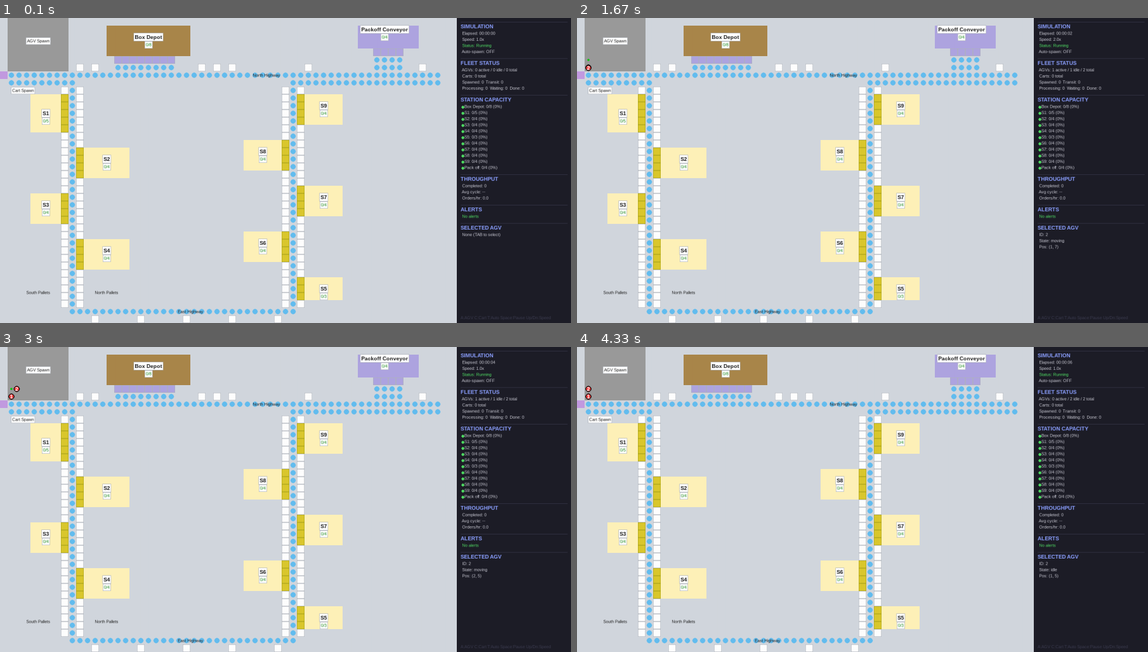
Above: before the commit, frames 1-4 (two rows, left to right).
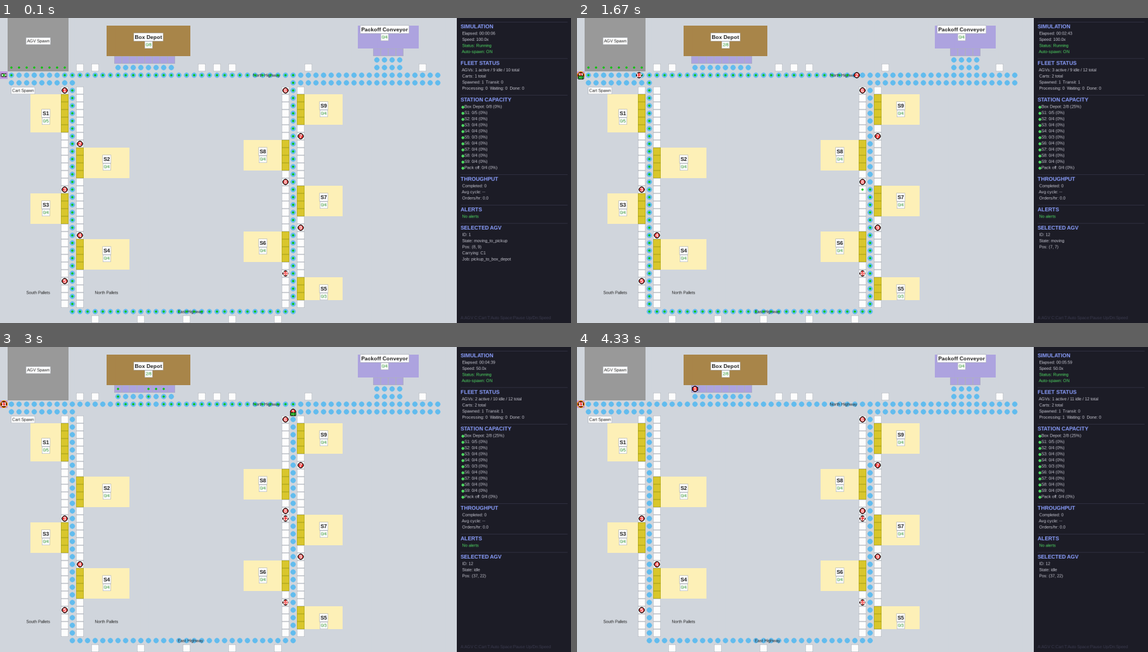
Above: after the commit, the same moments.

Repository: gompcc/WarehouseRepSim
Game: pygame game, started from agv_simulation/__main__.py
Same seed, same stepped clock (60 frames per second), same inputs: the game is played once before the commit and once after it.
Inputs (mouse positions are in pixels of both pictures, inside the frame that each line leads up to):
- Up to frame 1 (0.1 s): no input
- Up to frame 2 (1.67 s): tap A at 0.33, 1.17 s; hold P 0.67-1.13 s; hold Up 0.67-1.13 s; click (862, 188) at 1.55 s
- Up to frame 3 (3 s): tap D at 1.83 s; hold Down from 2.67 s (still down)
- Up to frame 4 (4.33 s): release Down at 3.13 s; hold Up 3.17-3.53 s; hold Down 3.57-3.93 s; tap Space at 3.63, 4.03 s; hold Up 3.97-4.27 s; hold Down from 4.3 s (still down)

The runs differ from the first frame. In frame 1, 0.8% of the frame differs, in the area x 0-91%, y 4-97%; in frame 2, 0.6%; in frame 3, 0.5%; in frame 4, 0.4%.

Commit message:
Fix AGV dispatch deadlocks and add congestion management
- Smarter blocked sets: exclude idle AGVs from pathfinding (they get
  nudged on contact), fixing permanent gridlock when parked AGVs block
  the only path to cart spawn or stations
- Retry throttle: dispatch attempts are spaced by DISPATCH_RETRY_INTERVAL
  sim-seconds with attempt counting, eliminating "no path" log spam
- Alternative tile fallback: when a station tile is unreachable, try
  other tiles at the same station via _find_alt_target
- Proactive buffering: when station is full or unreachable after
  DISPATCH_BUFFER_THRESHOLD attempts, immediately park cart at nearest
  free parking tile instead of retrying forever
- Congestion backpressure: blocked AGVs reduce dispatch slots
  (blocked_count // 3) to prevent highway saturation
- Fair AGV selection: all free AGVs compete for jobs (nearest wins)
  instead of list-order slicing that starved higher-numbered AGVs
- Fix stuck pickup state gap: _cancel_stuck_jobs now handles
  MOVING_TO_PICKUP with carrying_cart set (reservation), which
  previously fell through both cancel cases causing permanent blocks
- Anti-ping-pong: retarget buffer requires min_dist=5 Manhattan
  distance to prevent oscillating between adjacent parking tiles
- Pre-load fleet: 10 AGVs at distributed parking spots, 25 carts
  auto-spawned at 5s intervals, default speed 100x
- Extract magic numbers to named constants in constants.py

Co-Authored-By: Claude Opus 4.6 (1M context) <noreply@anthropic.com>

Diff:
--- a/agv_simulation/__main__.py
+++ b/agv_simulation/__main__.py
@@ -18,6 +18,7 @@
     WINDOW_WIDTH, WINDOW_HEIGHT, MAP_WIDTH,
     FPS, SPEED_STEPS, AUTO_SPAWN_INTERVAL,
     AGV_SPAWN_TILE, CART_SPAWN_TILES, BOX_DEPOT_TIME,
+    PRELOAD_CART_COUNT, PRELOAD_SPAWN_INTERVAL,
 )
 from .models import Cart
 from .agv import AGV
@@ -60,12 +61,27 @@
     agvs: list[AGV] = []
     carts: list[Cart] = []
     selected_agv: AGV | None = None
-    time_scale: float = 1.0
-    speed_index: int = 1
+    time_scale: float = SPEED_STEPS[-1]
+    speed_index: int = len(SPEED_STEPS) - 1
     paused: bool = False
     auto_spawn: bool = False
     auto_spawn_timer: float = 0.0
     sim_elapsed: float = 0.0
+
+    # Pre-load 10 AGVs distributed near stations across the map
+    _agv_spots = [
+        (8, 9), (10, 16), (8, 22), (10, 28), (8, 34),
+        (37, 9), (39, 15), (37, 21), (39, 27), (37, 33),
+    ]
+    for pos in _agv_spots:
+        if pos in tiles:
+            agvs.append(AGV(pos))
+    if agvs:
+        selected_agv = agvs[0]
+    # Auto-spawn carts one at a time (25 total, every 5 sim-seconds)
+    auto_spawn = True
+    auto_spawn_remaining = PRELOAD_CART_COUNT
+    logger.info("Pre-loaded %d AGVs, auto-spawning %d carts", len(agvs), auto_spawn_remaining)
 
     running = True
     while running:
@@ -312,15 +328,21 @@
 
         # Auto-spawn carts
         if auto_spawn and not paused:
+            interval = PRELOAD_SPAWN_INTERVAL if auto_spawn_remaining > 0 else AUTO_SPAWN_INTERVAL
             auto_spawn_timer += sim_dt
-            if auto_spawn_timer >= AUTO_SPAWN_INTERVAL:
-                auto_spawn_timer -= AUTO_SPAWN_INTERVAL
+            if auto_spawn_timer >= interval:
+                auto_spawn_timer -= interval
                 occupied = {c.pos for c in carts if c.carried_by is None}
                 for spawn_pos in CART_SPAWN_TILES:
                     if spawn_pos not in occupied:
                         new_cart = Cart(spawn_pos)
                         carts.append(new_cart)
                         logger.info("[Auto] Spawned Cart C%d at %s", new_cart.cart_id, spawn_pos)
+                        if auto_spawn_remaining > 0:
+                            auto_spawn_remaining -= 1
+                            if auto_spawn_remaining == 0:
+                                auto_spawn = False
+                                logger.info("[Auto] All pre-load carts spawned — auto-spawn OFF")
                         break
 
         if not paused:
--- a/agv_simulation/constants.py
+++ b/agv_simulation/constants.py
@@ -69,6 +69,14 @@
 REROUTE_COOLDOWN = 2.0   # min gap between re-route attempts
 JOB_CANCEL_TIMEOUT = 30.0  # seconds blocked before cancelling a non-carrying job
 MAX_CONCURRENT_DISPATCHES = 12  # max AGVs dispatched at once (prevents highway gridlock)
+DISPATCH_RETRY_INTERVAL   = 3.0  # sim-seconds between "no path" dispatch retries
+DISPATCH_BUFFER_THRESHOLD = 10   # failed attempts before buffering to parking
+RETARGET_MIN_DIST         = 5    # min Manhattan distance for retarget buffer (prevents ping-pong)
+
+# Pre-load defaults
+PRELOAD_AGV_COUNT      = 10
+PRELOAD_CART_COUNT     = 25
+PRELOAD_SPAWN_INTERVAL = 5.0   # sim-seconds between pre-load cart spawns
 
 # ============================================================
 # KEY LAYOUT CONSTANTS  (column / row positions)
--- a/agv_simulation/dispatcher.py
+++ b/agv_simulation/dispatcher.py
@@ -9,7 +9,8 @@
 from .constants import (
     BOX_DEPOT_TIME, PICK_TIME_PER_ITEM, PACKOFF_TIME,
     BLOCK_TIMEOUT, REROUTE_COOLDOWN, JOB_CANCEL_TIMEOUT,
-    MAX_CONCURRENT_DISPATCHES,
+    MAX_CONCURRENT_DISPATCHES, DISPATCH_RETRY_INTERVAL,
+    DISPATCH_BUFFER_THRESHOLD, RETARGET_MIN_DIST,
 )
 from .models import Job, Order, STATIONS
 
@@ -118,6 +119,7 @@
         near_pos: tuple[int, int],
         carts: list[Cart],
         tiles: dict[tuple[int, int], Tile],
+        min_dist: int = 0,
     ) -> tuple[int, int] | None:
         """Find the nearest unoccupied PARKING tile to use as a temporary buffer."""
         reserved = self._reserved_tiles(carts)
@@ -131,7 +133,7 @@
             if pos in reserved:
                 continue
             dist = abs(pos[0] - near_pos[0]) + abs(pos[1] - near_pos[1])
-            if dist < best_dist:
+            if dist >= min_dist and dist < best_dist:
                 best_dist = dist
                 best = pos
         return best
@@ -269,7 +271,9 @@
         tiles: dict[tuple[int, int], Tile],
     ) -> None:
         """Assign pending jobs to free AGVs (capped to prevent highway gridlock)."""
-        slots = MAX_CONCURRENT_DISPATCHES - len(self.active_jobs)
+        # Back off when highway is congested — blocked AGVs gently reduce slots
+        blocked_count = sum(1 for a in agvs if a.is_blocked)
+        slots = MAX_CONCURRENT_DISPATCHES - len(self.active_jobs) - blocked_count // 3
         if slots <= 0:
             return
         free_agvs = [
@@ -277,17 +281,17 @@
             if a.state == AGVState.IDLE
             and a.current_job is None
             and a.carrying_cart is None
-        ][:slots]
+        ]
         assigned: list[Job] = []
         for job in self.pending_jobs:
-            if not free_agvs:
+            if not free_agvs or len(assigned) >= slots:
                 break
             best_agv = min(
                 free_agvs,
                 key=lambda a: abs(a.pos[0] - job.cart.pos[0]) + abs(a.pos[1] - job.cart.pos[1]),
             )
             dist = abs(best_agv.pos[0] - job.cart.pos[0]) + abs(best_agv.pos[1] - job.cart.pos[1])
-            blocked = {a.pos for a in agvs if a is not best_agv}
+            blocked = {a.pos for a in agvs if a is not best_agv and a.state != AGVState.IDLE}
             if best_agv.pickup_cart(job.cart, graph, tiles, blocked=blocked):
                 job.assigned_agv = best_agv
                 best_agv.current_job = job
@@ -373,9 +377,25 @@
         if job in self.active_jobs:
             self.active_jobs.remove(job)
 
+    _ALT_TARGET_MAP = {
+        JobType.PICKUP_TO_BOX_DEPOT: ("Box_Depot", TileType.PARKING),
+        JobType.RETURN_TO_BOX_DEPOT: ("Box_Depot", TileType.PARKING),
+        JobType.MOVE_TO_PACKOFF: ("Pack_off", TileType.PARKING),
+    }
+
+    def _find_alt_target(
+        self, job: Job, carts: list[Cart],
+    ) -> tuple[int, int] | None:
+        """Find any free tile at the same station as *job*'s current target."""
+        if job.job_type == JobType.MOVE_TO_PICK and job.station_id:
+            return self._find_tile(job.station_id, TileType.PICK_STATION, carts)
+        sid_tt = self._ALT_TARGET_MAP.get(job.job_type)
+        return self._find_tile(*sid_tt, carts) if sid_tt else None
+
     def _progress_jobs(
         self,
         agvs: list[AGV],
+        carts: list[Cart],
         graph: dict[tuple[int, int], set[tuple[int, int]]],
         tiles: dict[tuple[int, int], Tile],
     ) -> None:
@@ -390,19 +410,67 @@
                 and agv.carrying_cart is not None
                 and agv.carrying_cart is job.cart
             ):
-                self._set_transit_state(job)
-                blocked = {a.pos for a in agvs if a is not agv}
-                if agv.start_dropoff(job.target_pos, graph, tiles, blocked=blocked):
+                # Throttle retries — don't spam every frame
+                if (
+                    job.dispatch_attempts > 0
+                    and self._sim_elapsed - job.last_dispatch_attempt < DISPATCH_RETRY_INTERVAL
+                ):
+                    continue
+
+                # Only block moving AGVs; idle ones get nudged on contact
+                blocked = {
+                    a.pos for a in agvs
+                    if a is not agv and a.state != AGVState.IDLE
+                }
+
+                success = agv.start_dropoff(
+                    job.target_pos, graph, tiles, blocked=blocked,
+                )
+
+                # Try an alternative tile at the same station
+                alt = None
+                if not success:
+                    alt = self._find_alt_target(job, carts)
+                    if alt and alt != job.target_pos:
+                        if agv.start_dropoff(alt, graph, tiles, blocked=blocked):
+                            job.target_pos = alt
+                            success = True
+
+                # Station full — proactively buffer instead of retrying
+                if (
+                    not success
+                    and job.job_type != JobType.MOVE_TO_BUFFER
+                    and (alt is None or job.dispatch_attempts >= DISPATCH_BUFFER_THRESHOLD)
+                ):
+                    buffer = self._find_buffer_spot(agv.pos, carts, tiles)
+                    if buffer and agv.start_dropoff(
+                        buffer, graph, tiles, blocked=blocked,
+                    ):
+                        job.target_pos = buffer
+                        job.job_type = JobType.MOVE_TO_BUFFER
+                        success = True
+                        logger.info(
+                            "[Dispatcher] AGV %d: station full, buffering C%d → %s",
+                            agv.agv_id, job.cart.cart_id, buffer,
+                        )
+
+                if success:
+                    self._set_transit_state(job)
+                    job.dispatch_attempts = 0
                     logger.info(
                         "[Dispatcher] AGV %d carrying C%d → %s (%d tiles)",
                         agv.agv_id, job.cart.cart_id,
                         job.target_pos, len(agv.path),
                     )
                 else:
-                    logger.info(
-                        "[Dispatcher] AGV %d: no path to %s!",
-                        agv.agv_id, job.target_pos,
-                    )
+                    job.dispatch_attempts += 1
+                    job.last_dispatch_attempt = self._sim_elapsed
+                    n = job.dispatch_attempts
+                    if n <= 3 or n == 5 or n % 10 == 0:
+                        logger.info(
+                            "[Dispatcher] AGV %d: no path to %s (attempt %d)",
+                            agv.agv_id, job.target_pos, n,
+                        )
 
             elif (
                 agv.state == AGVState.IDLE
@@ -429,8 +497,10 @@
 
             job = agv.current_job
 
-            # Case 1: stuck heading to pickup (not carrying yet) — cancel and re-queue
-            if agv.carrying_cart is None and agv.state == AGVState.MOVING_TO_PICKUP:
+            # Case 1: stuck heading to pickup — cancel and re-queue
+            if agv.state == AGVState.MOVING_TO_PICKUP:
+                if agv.carrying_cart:
+                    agv.carrying_cart = None  # release reservation
                 agv.current_job = None
                 agv.state = AGVState.IDLE
                 agv.path = []
@@ -448,13 +518,20 @@
                     job.job_id, agv.agv_id,
                 )
 
-            # Case 2: stuck while carrying a cart — retarget to nearest parking
+            # Case 2: stuck while carrying a cart — retarget to distant parking
             elif (
                 agv.carrying_cart is not None
                 and agv.state == AGVState.MOVING_TO_DROPOFF
             ):
-                buffer = self._find_buffer_spot(agv.pos, carts, tiles)
-                if buffer and agv.start_dropoff(buffer, graph, tiles):
+                blocked = {
+                    a.pos for a in agvs
+                    if a is not agv and a.state != AGVState.IDLE
+                }
+                # Min distance of 5 to avoid ping-ponging to adjacent tiles
+                buffer = self._find_buffer_spot(agv.pos, carts, tiles, min_dist=RETARGET_MIN_DIST)
+                if buffer is None:
+                    buffer = self._find_buffer_spot(agv.pos, carts, tiles)
+                if buffer and agv.start_dropoff(buffer, graph, tiles, blocked=blocked):
                     job.target_pos = buffer
                     job.job_type = JobType.MOVE_TO_BUFFER
                     agv.blocked_timer = 0.0
@@ -587,7 +664,7 @@
         self._cancel_stuck_jobs(agvs, carts, graph, tiles)
         self._create_jobs(carts, graph, tiles)
         self._assign_jobs(agvs, graph, tiles)
-        self._progress_jobs(agvs, graph, tiles)
+        self._progress_jobs(agvs, carts, graph, tiles)
         self._handle_blocked_agvs(agvs, graph, tiles)
         self._park_idle_agvs(agvs, graph, tiles)
 
--- a/agv_simulation/models.py
+++ b/agv_simulation/models.py
@@ -104,6 +104,8 @@
         self.target_pos: tuple[int, int] = target_pos
         self.station_id: str | None = station_id
         self.assigned_agv = None
+        self.dispatch_attempts: int = 0
+        self.last_dispatch_attempt: float = 0.0
 
 
 # Station capacities
